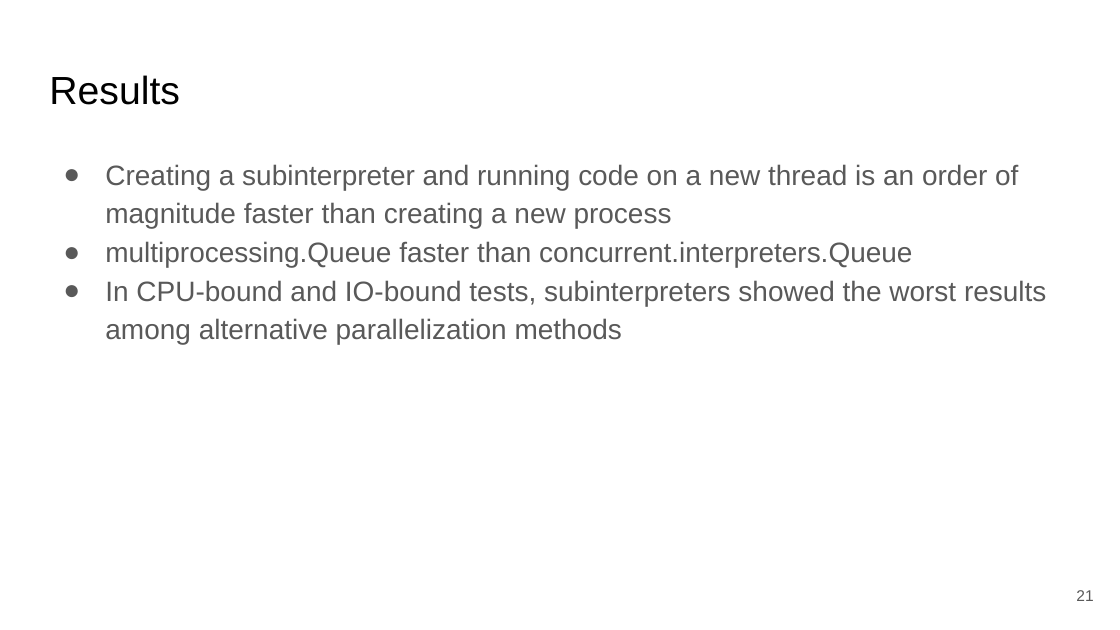
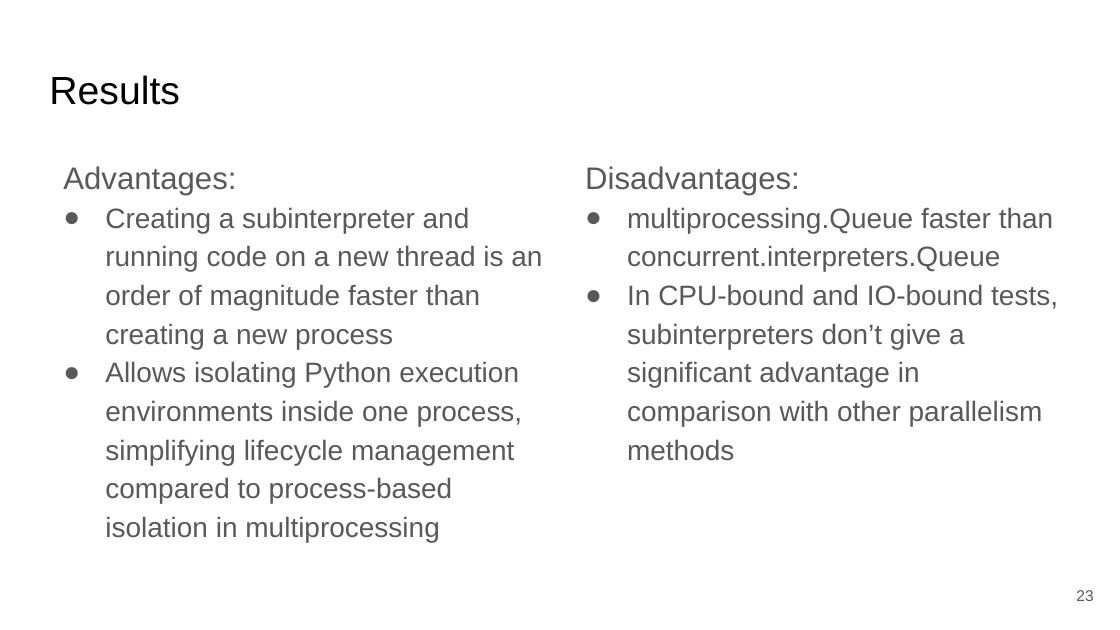
Before and after one commit to SSStas/mipt-python-course, a slide deck: slide 23 of subinterpreters_project/Subinterpreters.pptx (slide 21 before the commit). Drawn at 1120x630 pixels with LibreOffice and Linux fonts; fonts in the diff are those of the drawing. Boxes give left, top, right and bottom in pixels: in the first picture for what was removed or moved away, otherwise in the second. Text is boxed around its words. In the diff, an @@ line names an element or a change of style, - is before the commit and + after.

Commit message:
Fixed presentation; added subinterpreters isolation check

```diff
--- a/subinterpreters_project/Subinterpreters.pptx
+++ b/subinterpreters_project/Subinterpreters.pptx
@@ text at (63,166,236,195): paragraph added @@
+Advantages:
@@ text added at (585,166,1058,461), 18 pt, text #595959 @@
+Disadvantages:
+● multiprocessing.Queue faster than concurrent.interpreters.Queue
+● In CPU-bound and IO-bound tests, subinterpreters don’t give a significant advantage in comparison with other parallelism methods
@@ text at (105,361,523,542): text changed @@
-● multiprocessing.Queue faster than concurrent.interpreters.Queue
-● In CPU-bound and IO-bound tests, subinterpreters showed the worst results among alternative parallelization methods
+● Allows isolating Python execution environments inside one process, simplifying lifecycle management compared to process-based isolation in multiprocessing
@@ page number at (1076,590,1093,601): text changed @@
-21
+23
```
Also in this commit, not shown: 18 other slides changed, 3 slides added, 1 slide removed, 7 other files.
